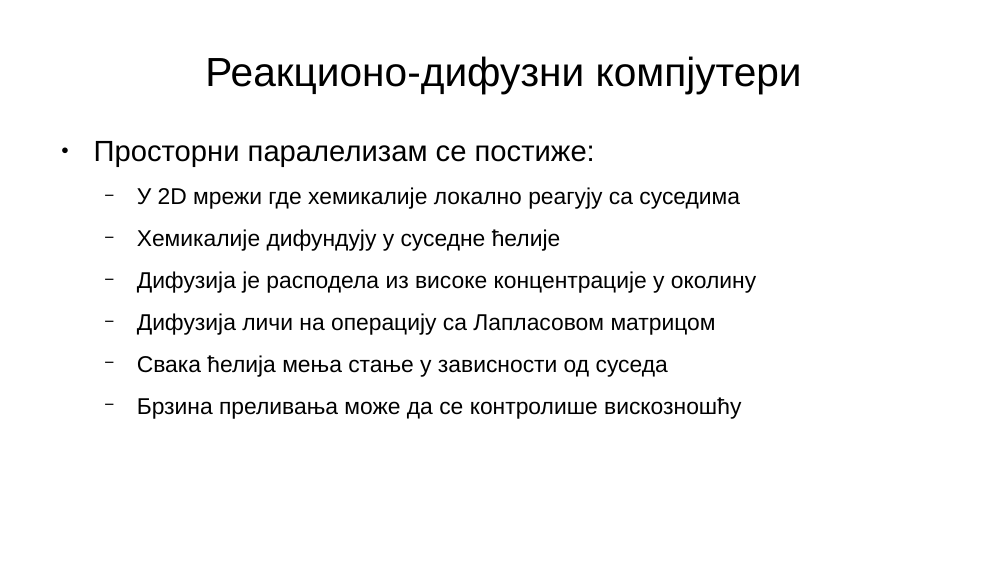
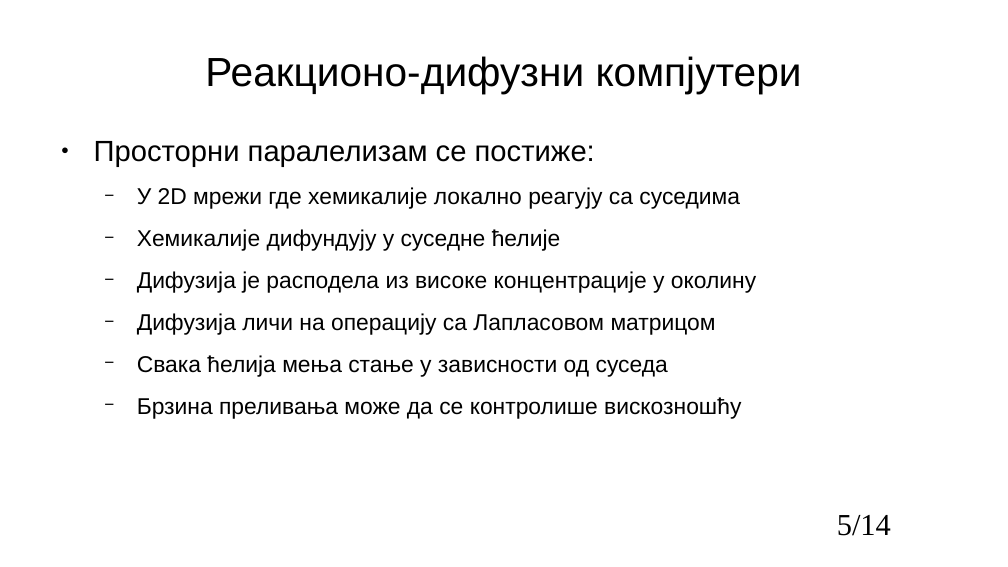
Before and after one commit to NikolaNikolicc/computer-accelerators-development, a slide deck: slide 5 of HW/HW12-Chem/12_chem_computer_technology.pptx. Drawn at 1008x567 pixels with LibreOffice and Linux fonts; fonts in the diff are those of the drawing. Boxes give left, top, right and bottom in pixels: in the first picture for what was removed or moved away, otherwise in the second. Text is boxed around its words. In the diff, an @@ line names an element or a change of style, - is before the commit and + after.

```diff
--- a/HW/HW12-Chem/12_chem_computer_technology.pptx
+++ b/HW/HW12-Chem/12_chem_computer_technology.pptx
@@ page number added at [837,515,891,536], 24 pt, text #000000 @@
+5/14
```
Also in this commit, not shown: 7 other slides changed, 5 slides added, 1 slide removed, 1 other file.
